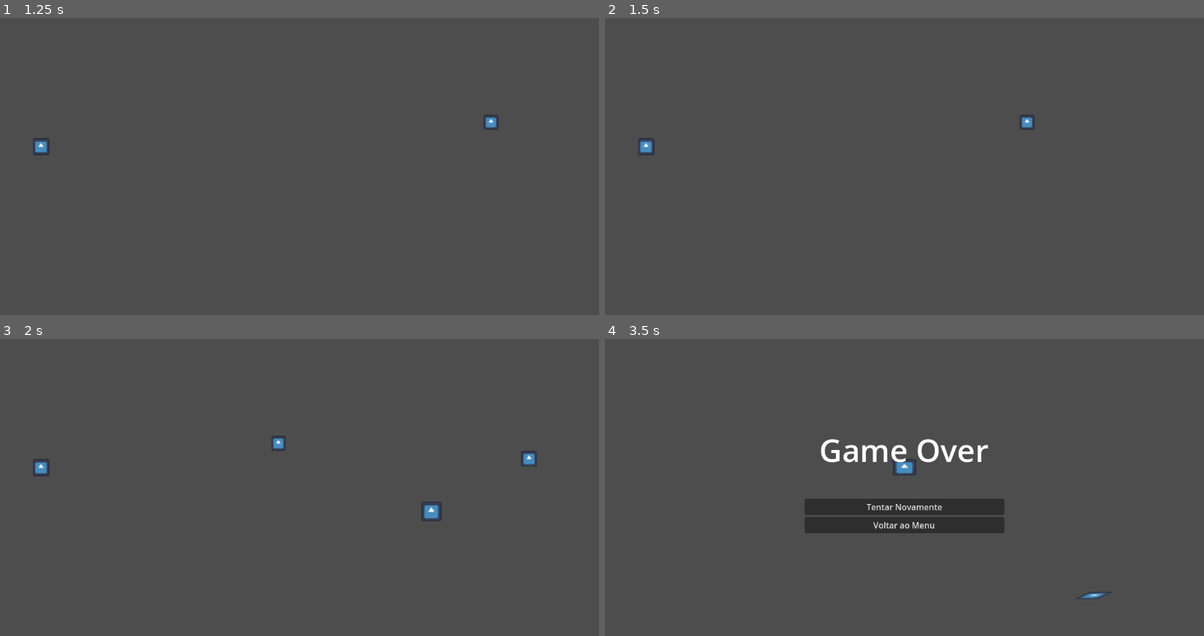
Above: before the commit, frames 1-4 (two rows, left to right).
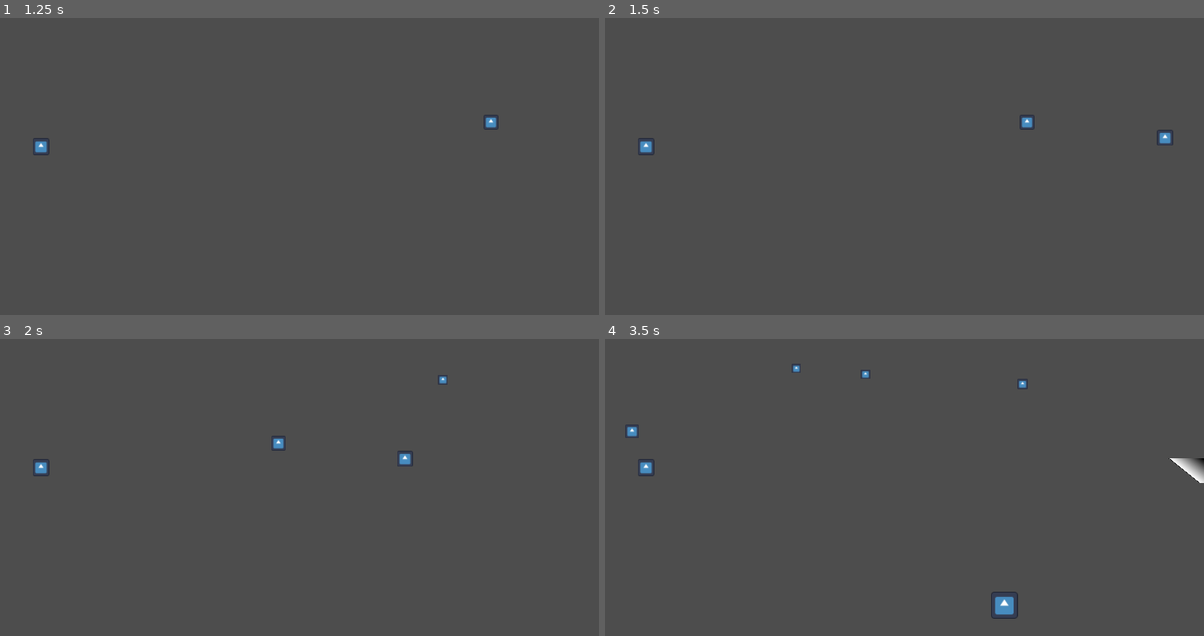
Above: after the commit, the same moments.

Repository: pedropauloo/mbj
Game: Godot game, scene res://scenes/scene_controller.tscn
The game is run twice, just before and just after one commit, with the same random seed, the same clock (stepped at 60 frames per second) and the same inputs. The engine's default icon, where the game draws it, is replaced by a stand-in: a white triangle on a blue panel in a dark square.
Inputs:
- Up to frame 1 (1.25 s): click "Jogar" at 0.5 s
- Up to frame 2 (1.5 s): hold Right (ui_right) from 1.28 s (still down)
- Up to frame 3 (2 s): keep holding Right (ui_right)
- Up to frame 4 (3.5 s): release Right (ui_right) at 2.03 s; hold Down (ui_down) 2.03-2.78 s; hold Right (ui_right) from 2.78 s (still down)

Frame 1 is identical in both runs. In frame 2, 0.1% of the frame differs, in the area x 92-95%, y 37-43%; in frame 3, 0.4%; in frame 4, 5.3%, in the area x 3-100%, y 8-95%.

Commit message:
feat: add hole obstacle

Diff:
--- a/scenes/game/levels/level_1/level_1.gd
+++ b/scenes/game/levels/level_1/level_1.gd
@@ -1,10 +1,14 @@
 extends Level
 @onready var id = 10
 @onready var wall = load("res://scenes/game/objects/wall/wall.tscn")
+@onready var hole = load("res://scenes/game/objects/hole/hole.tscn")
+
 var wall_ready = true
+var hole_ready = true
 
 func _process(delta):
 	super._process(delta)
+
 	if(wall_ready):
 		var wall_inst = wall.instantiate()
 		wall_inst.position.x = 50
@@ -12,6 +16,15 @@
 		get_tree().get_root().add_child(wall_inst)
 		wall_ready = false
 
+	if(hole_ready):
+		var hole_instance = hole.instantiate()
+		hole_instance.position.x = 50
+		hole_instance.position.z = randi_range(16, -16)
+		get_tree().get_root().add_child(hole_instance)
+		hole_ready = false
+
+
 
 func _on_timer_timeout():
 	wall_ready = true
+	hole_ready = false
--- /dev/null
+++ b/scenes/game/objects/hole/hole.gd
@@ -0,0 +1,15 @@
+extends Area3D
+@export var speed = 20
+
+func _physics_process(delta):
+	var new_position = transform.origin
+	new_position.x -= speed * delta
+	transform.origin = new_position
+
+func _process(delta):
+	if(position.x < -10):
+		queue_free()
+
+func _on_body_entered(body):
+	if (body is Player):
+		body.hp = 0
--- /dev/null
+++ b/scenes/game/objects/hole/hole.tscn
@@ -0,0 +1,27 @@
+[gd_scene load_steps=5 format=3 uid="uid://c04vqvy07u33e"]
+
+[sub_resource type="Gradient" id="Gradient_dqqth"]
+
+[sub_resource type="GradientTexture2D" id="GradientTexture2D_1s5xx"]
+gradient = SubResource("Gradient_dqqth")
+
+[sub_resource type="PlaneMesh" id="PlaneMesh_h7140"]
+
+[sub_resource type="BoxShape3D" id="BoxShape3D_gkvdp"]
+
+[node name="Hole" type="Node3D"]
+
+[node name="StaticBody3D" type="StaticBody3D" parent="."]
+transform = Transform3D(2.79682, 0, 0, 0, 1, 0, 0, 0, 2.67702, 0, 0, 0)
+
+[node name="Sprite2D" type="Sprite3D" parent="StaticBody3D"]
+transform = Transform3D(-1.54744, -4.43412e-08, -3.22933e-08, 1.31639e-07, 0.0228303, -0.735518, 5.14482e-08, -1.51413, 0.821762, 0.0018939, 0.00799453, 0)
+texture = SubResource("GradientTexture2D_1s5xx")
+
+[node name="MeshInstance3D" type="MeshInstance3D" parent="StaticBody3D"]
+transform = Transform3D(0.502268, 0, 0, 0, 1, 0, 0, 0, 0.492414, 0, 0, 0)
+mesh = SubResource("PlaneMesh_h7140")
+
+[node name="CollisionShape3D" type="CollisionShape3D" parent="StaticBody3D"]
+transform = Transform3D(1, 0, 0, 0, -0.0427211, 0, 0, 0, 1, 0, 0, 0)
+shape = SubResource("BoxShape3D_gkvdp")
Not shown, added: assets/audio/sfx/cash/cash-register-fake-88639.mp3.import
Not shown, added: assets/audio/sfx/cash/cash-register-purchase-87313.mp3.import
Not shown, added: assets/audio/sfx/cash/coin-bag-pickup-drop-94617.mp3.import
Not shown, added: assets/audio/sfx/help/pega-ladrao.mp3.import
Not shown, added: assets/audio/sfx/help/socorro.mp3.import
Not shown, added: assets/audio/sfx/help/ÁUDIO SOCORRO.mp3.import
Not shown, added: assets/audio/sfx/policie/police-operation-siren-144229.mp3.import
Not shown, added: assets/sprites/carro de policia/police_car.png.import
Not shown, added: assets/sprites/dois caras uma moto/dois caras uma moto.png.import
Not shown, added: assets/sprites/moto/moto.png.import
Not shown, added: assets/sprites/pessoas/Customer1FF.png.import
Not shown, added: assets/sprites/pessoas/Customer2FF.png.import
(and 7 more such lines)
